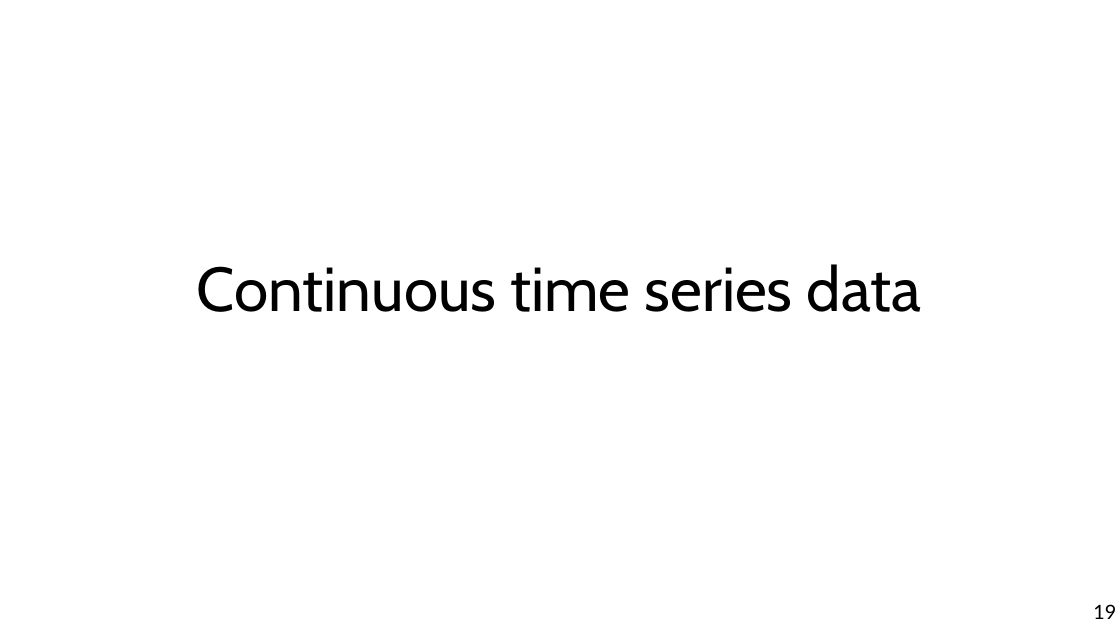
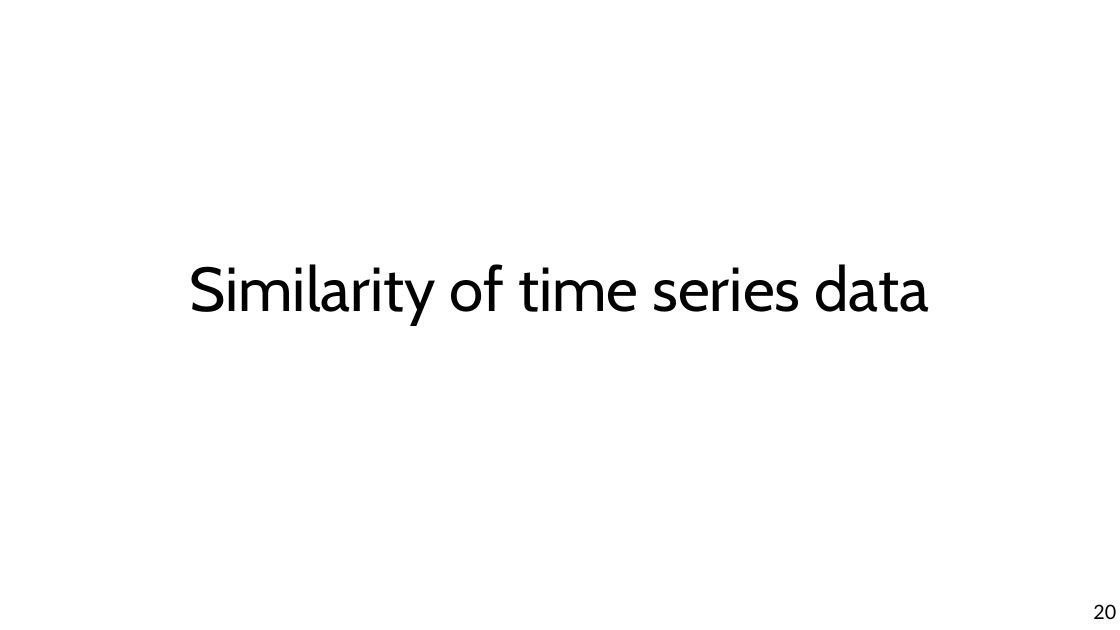
Before and after one commit to chatox/data-mining-course, a slide deck: slide 20 of theory/odp/tt07_sim_beyond_numerical.odp (slide 19 before the commit). Drawn at 1120x630 pixels with LibreOffice and Linux fonts; fonts in the diff are those of the drawing. Boxes give left, top, right and bottom in pixels: in the first picture for what was removed or moved away, otherwise in the second. Text is boxed around its words. In the diff, an @@ line names an element or a change of style, - is before the commit and + after.

```diff
--- a/theory/odp/tt07_sim_beyond_numerical.odp
+++ b/theory/odp/tt07_sim_beyond_numerical.odp
@@ title at box(189, 264, 928, 324): text changed @@
-Continuous time series data
+Similarity of time series data
@@ page number at box(1093, 604, 1116, 619): text changed @@
-19
+20
```
Also in this commit, not shown: 15 other slides changed, 2 slides added, 1 other file.
